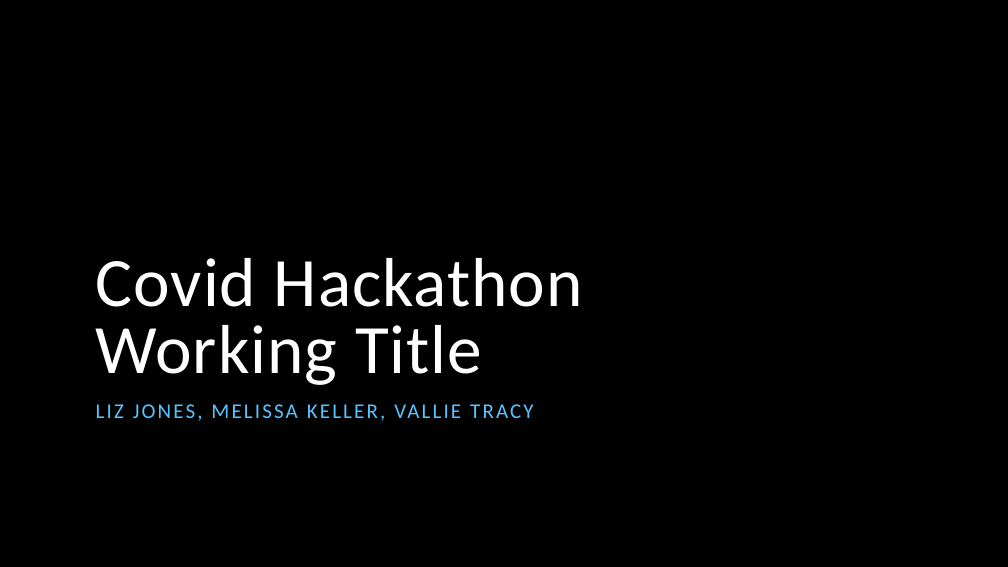
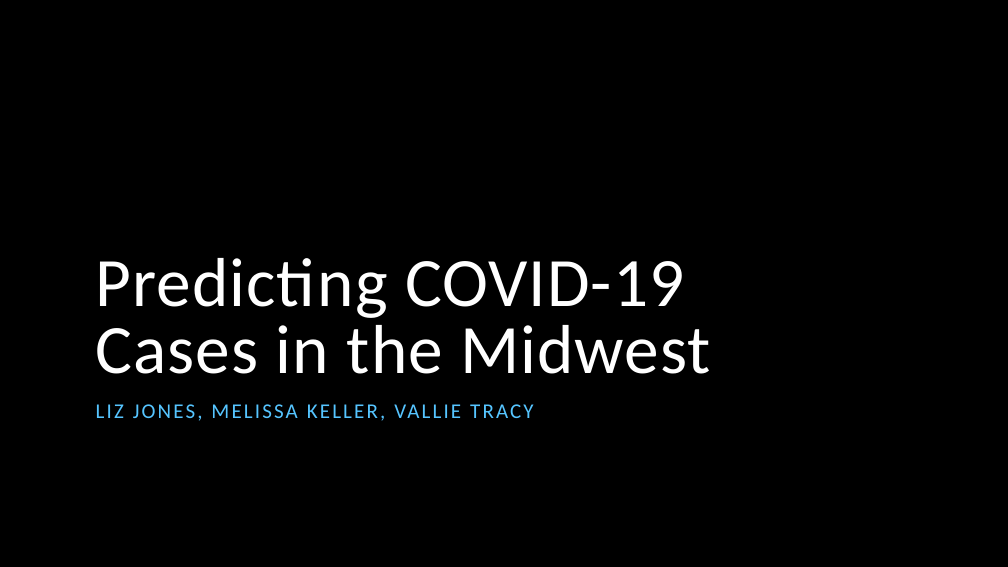
Before and after one commit to searanch/Covid-19-Hackathon, a slide deck: slide 1 of CovidHackathonPowerPoint.pptx. Drawn at 1008x567 pixels with LibreOffice and Linux fonts; fonts in the diff are those of the drawing; background and template pictures are left out. Boxes give left, top, right and bottom in pixels: in the first picture for what was removed or moved away, otherwise in the second. Text is boxed around its words. In the diff, an @@ line names an element or a change of style, - is before the commit and + after.

```diff
--- a/CovidHackathonPowerPoint.pptx
+++ b/CovidHackathonPowerPoint.pptx
@@ title at [96,258,710,374]: text changed @@
-Covid Hackathon Working Title
+Predicting COVID-19 Cases in the Midwest
```
Also in this commit, not shown: 3 other slides changed, 3 slides added, 9 slides removed, 1 other file.
